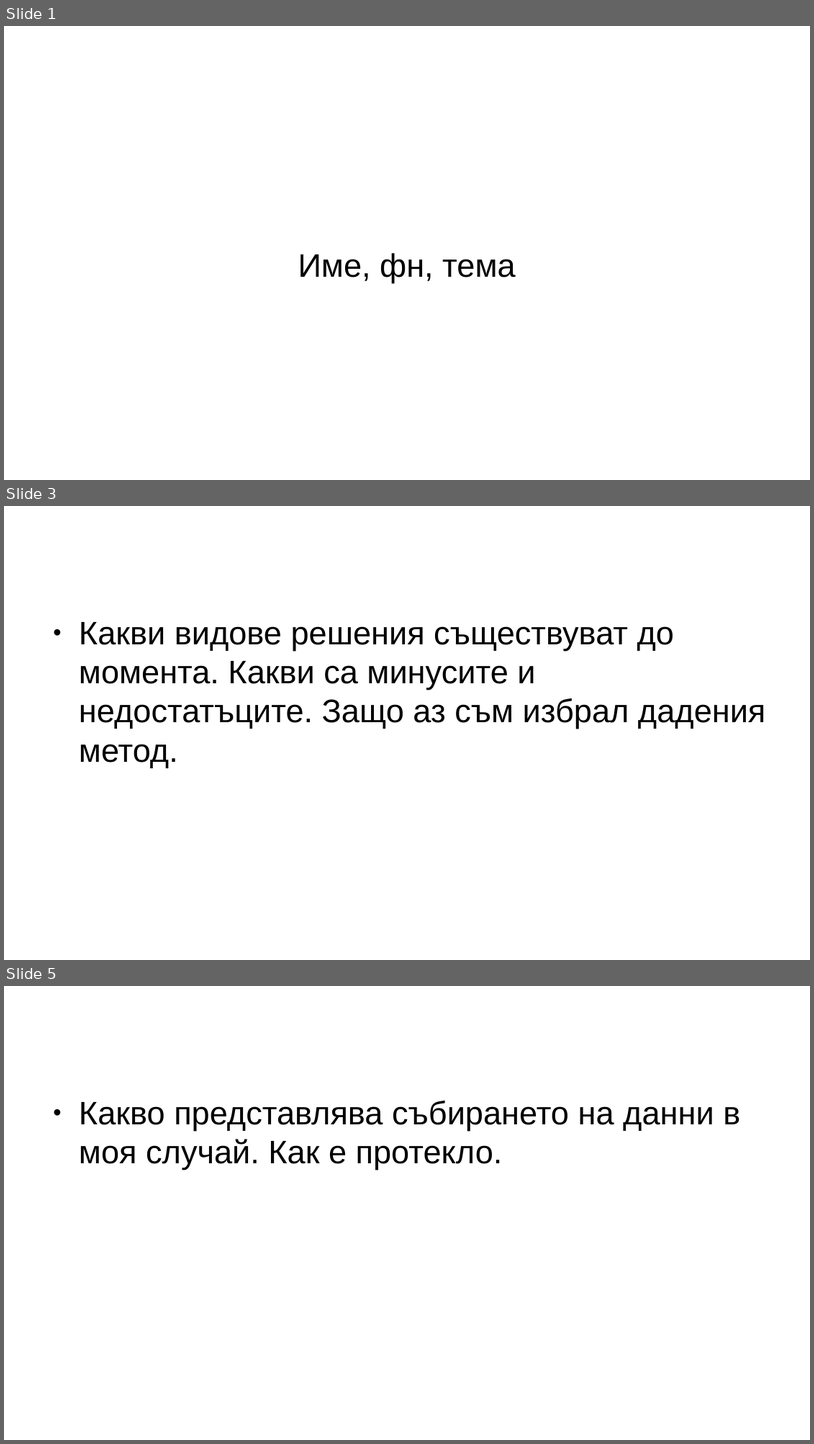
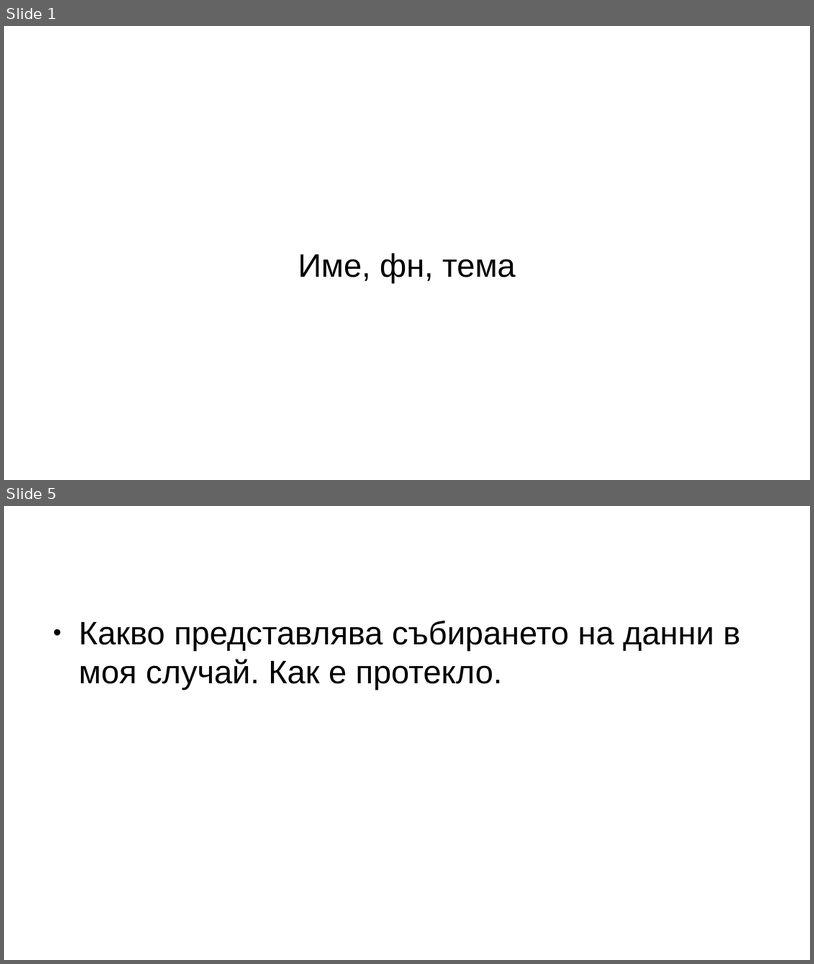
Before and after one commit to GeorgeChaparov/University-Theses, a slide deck: Presentation.odp. Shown one above the other, each under a label of ours: slides 1, 3 and 5 before the commit, slides 1 and 5 after it; the slides between them are not shown. The pictures are 814x1444 and 814x964 pixels, drawn with LibreOffice and Linux fonts; fonts in the diff are those of the drawing. Boxes give left, top, right and bottom in pixels: in the first picture for what was removed or moved away, otherwise in the second. Text is boxed around its words. In the diff, an @@ line names an element or a change of style, - is before the commit and + after.

```diff
--- a/Presentation.odp
+++ b/Presentation.odp
@@ slide 3 removed at box(4, 506, 810, 960), background #FFFFFF @@
@@ text removed at box(79, 622, 766, 767) @@
-● Какви видове решения съществуват до момента. Какви са минусите и недостатъците. Защо аз съм избрал дадения метод.
```
Also in this commit, not shown: 3 slides changed, 2 slides added, 1 other slide removed, 2 other files.
